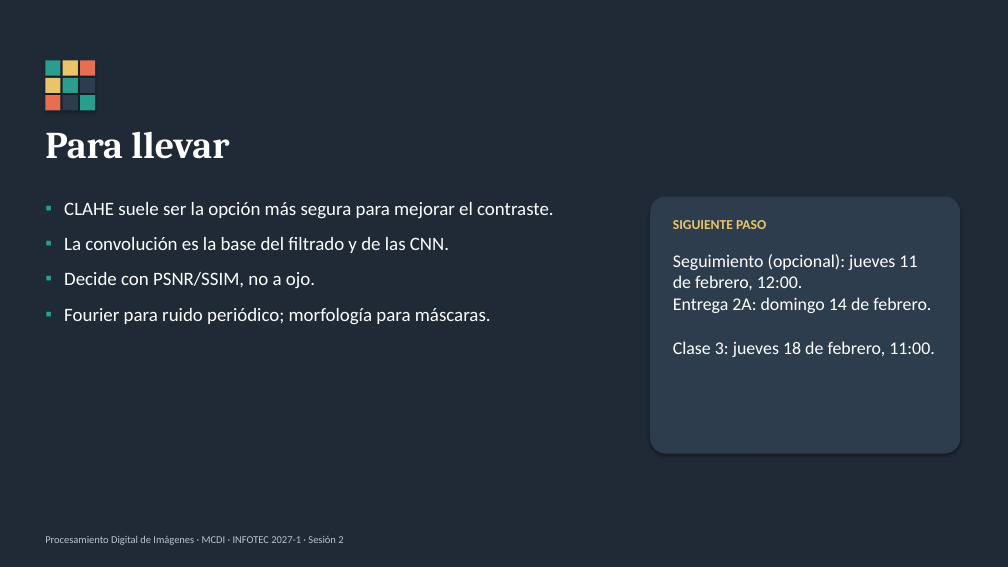
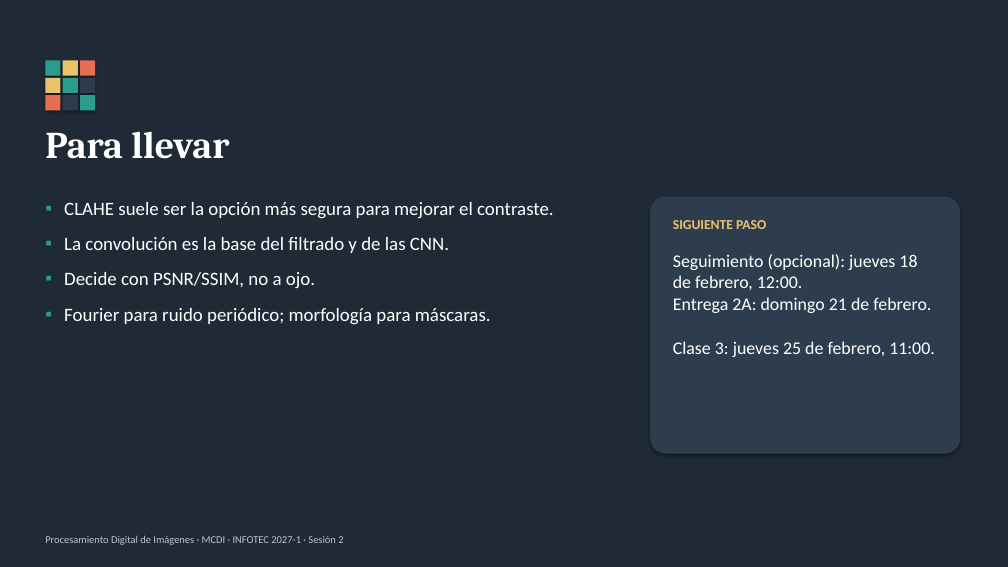
Before and after one commit to egonzalez1989/pdi-mcdi, a slide deck: slide 14 of presentaciones/S2_Mejora_y_preprocesamiento.pptx. Drawn at 1008x567 pixels with LibreOffice and Linux fonts; fonts in the diff are those of the drawing. Boxes give left, top, right and bottom in pixels: in the first picture for what was removed or moved away, otherwise in the second. Text is boxed around its words. In the diff, an @@ line names an element or a change of style, - is before the commit and + after.

```diff
--- a/presentaciones/S2_Mejora_y_preprocesamiento.pptx
+++ b/presentaciones/S2_Mejora_y_preprocesamiento.pptx
@@ text at bbox=[673, 254, 935, 357]: text changed @@
-Seguimiento (opcional): jueves 11 de febrero, 12:00.
-Entrega 2A: domingo 14 de febrero.
-Clase 3: jueves 18 de febrero, 11:00.
+Seguimiento (opcional): jueves 18 de febrero, 12:00.
+Entrega 2A: domingo 21 de febrero.
+Clase 3: jueves 25 de febrero, 11:00.
```
Also in this commit, not shown: 1 other slide changed, 33 other files.
